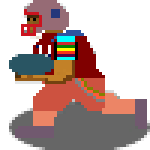
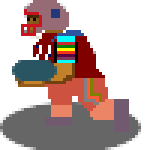
Revision of a layered w=150, h=150 image; what changed, layer by layer:
painted on "Background" over [9, 9, 147, 150]
painted on "Layer" over [0, 102, 150, 150]
